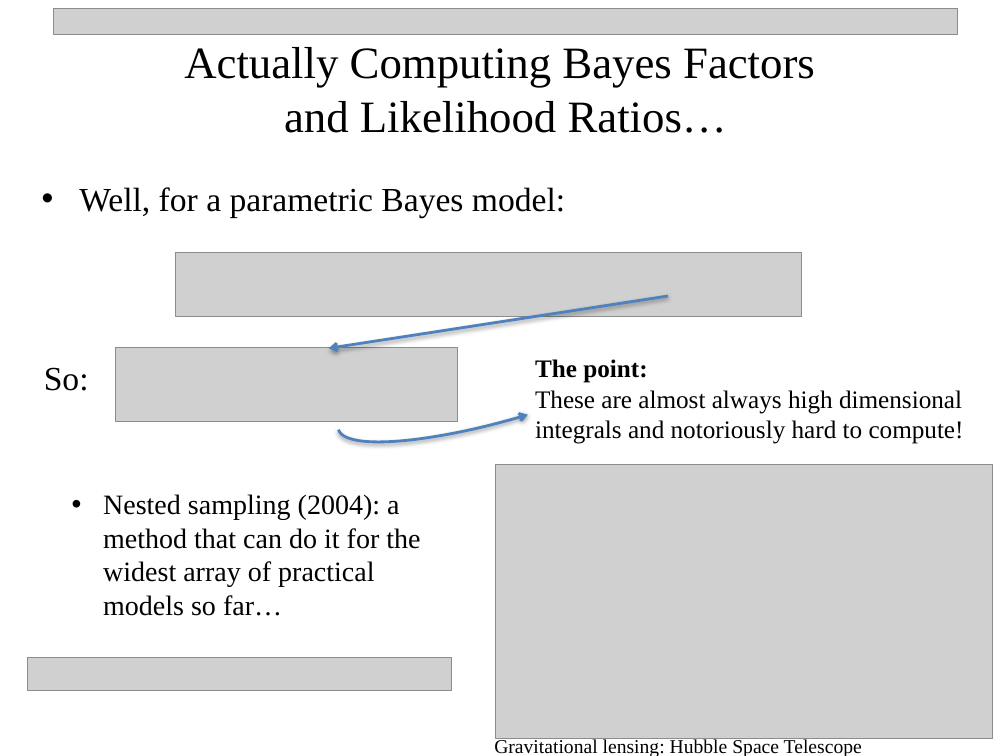
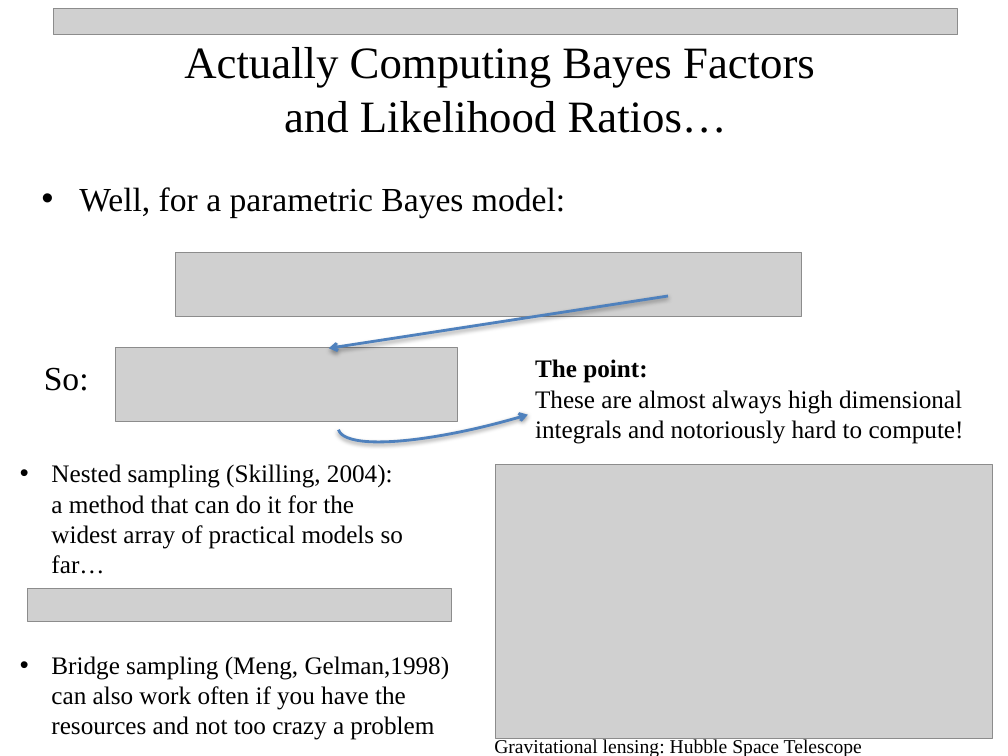
Before and after one commit to npetraco/CHE302, a slide deck: slide 21 of Notes/14_intro_stat_mech.pptx. Drawn at 1008x756 pixels with LibreOffice and Linux fonts; fonts in the diff are those of the drawing; grey boxes stand for pictures. Boxes give left, top, right and bottom in pixels: in the first picture for what was removed or moved away, otherwise in the second. Text is boxed around its words. In the diff, an @@ line names an element or a change of style, - is before the commit and + after.

Commit message:
update

```diff
--- a/Notes/14_intro_stat_mech.pptx
+++ b/Notes/14_intro_stat_mech.pptx
@@ text at (x1=51, y1=464, x2=403, y2=574): text changed; size 20 to 18 pt @@
-• Nested sampling (2004): a method that can do it for the widest array of practical models so far…
+• Nested sampling (Skilling, 2004): a method that can do it for the widest array of practical models so far…
@@ picture moved from (x1=27, y1=657, x2=451, y2=689) to (x1=27, y1=589, x2=451, y2=621) @@
@@ text added at (x1=51, y1=656, x2=450, y2=740), 18 pt, text #000000 @@
+• Bridge sampling (Meng, Gelman,1998) can also work often if you have the resources and not too crazy a problem
```
Also in this commit, not shown: 2 other slides changed.
